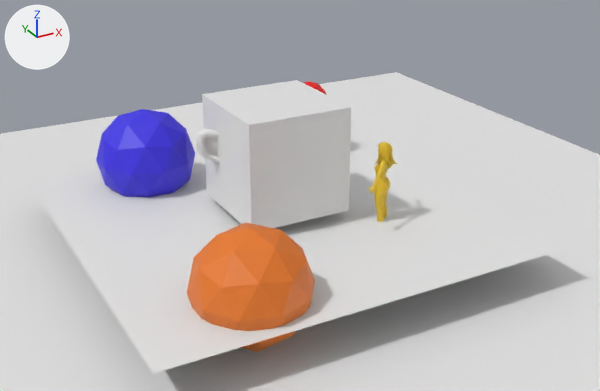
What one commit did to the FBX model Tools/MaterialDesigner/assets/model.fbx.
The view is the same before and after, from a 50 mm camera at (-6.58, -12.9, 5.47) aimed at (0.28, -0.44, -0.76). Lighting does not change. The marker at upper left points along +X, +Y and +Z. Where no turn or scale is listed for an object, it has been applied to the vertices.
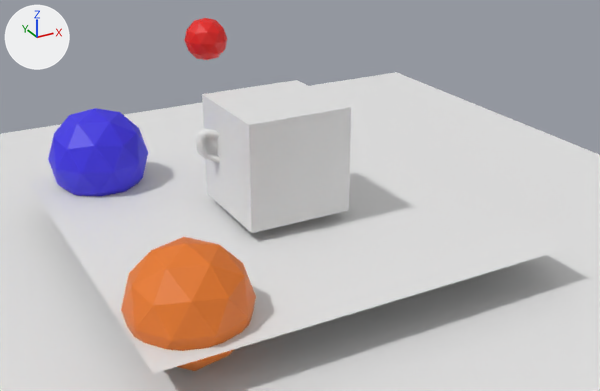
Where the change shows, as pixel boxes [x1, y1, x2, y2] in the pictures (600 x 391 px):
```json
{"object": "Icosphere", "change": "moved", "before": [187, 223, 315, 352], "after": [121, 237, 256, 371]}
{"object": "Icosphere.001", "change": "moved", "before": [96, 109, 195, 197], "after": [48, 108, 148, 196]}
{"object": "Icosphere.002", "change": "moved", "before": [304, 82, 326, 94], "after": [185, 18, 227, 60]}
{"object": "female", "change": "deleted", "before": [368, 142, 397, 222], "on screen": "yellow"}
```

Scene script edits in JSON lines:
```json
{"op": "set", "path": "ob_icosphere_002.location", "old": "(2.12, 2.52, 0.0)", "new": "(-0.14, 2.79, 1.57)"}
{"op": "remove", "block": "ob_female", "code": ["ob_female = bpy.data.objects.new('female', me_female)", "ob_female.location = (1.55, -1.25, -1.49)"]}
{"op": "set", "path": "ob_icosphere_001.location", "old": "(-1.67, 2.53, -0.62)", "new": "(-2.51, 3.05, -0.62)"}
{"op": "set", "path": "ob_icosphere.location", "old": "(-1.82, -2.7, -0.99)", "new": "(-2.85, -2.7, -0.99)"}
```
